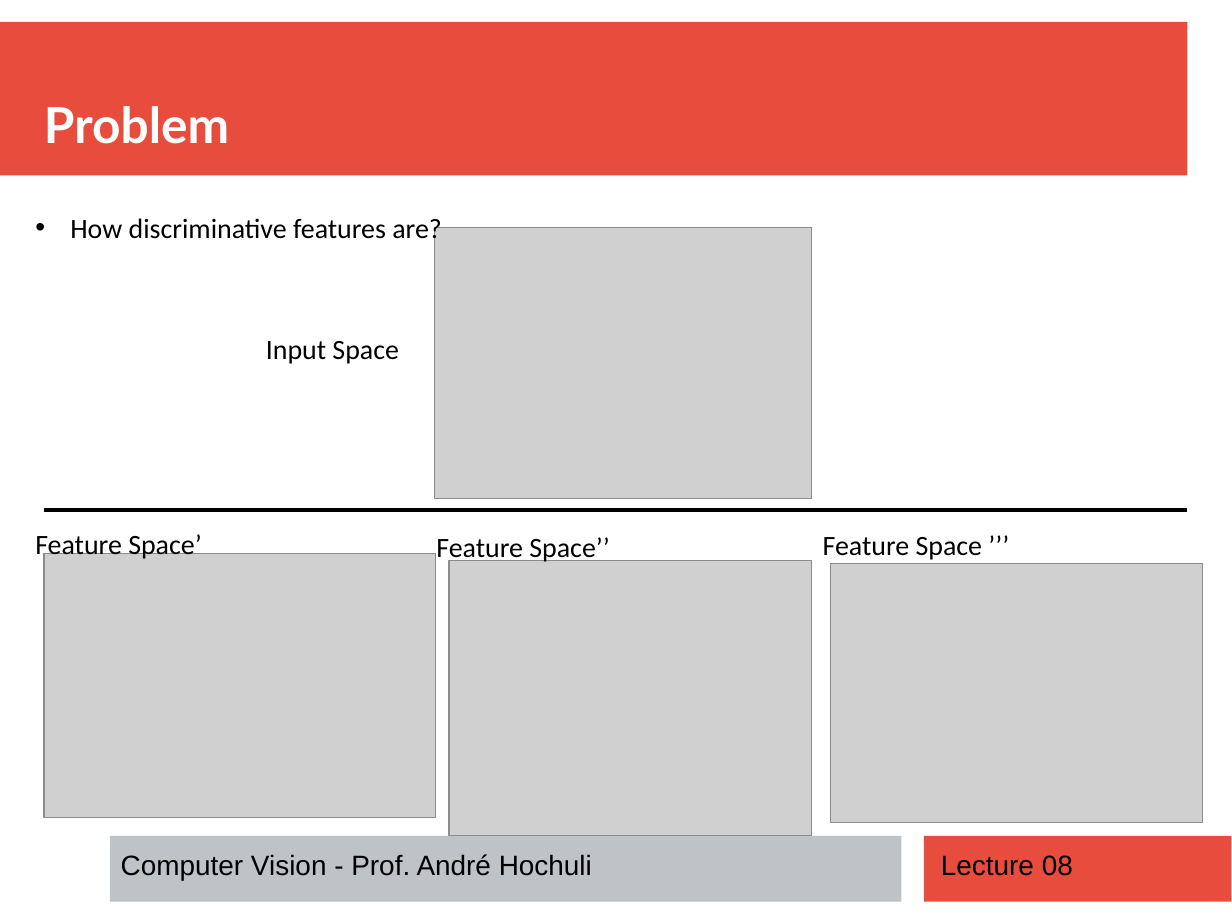
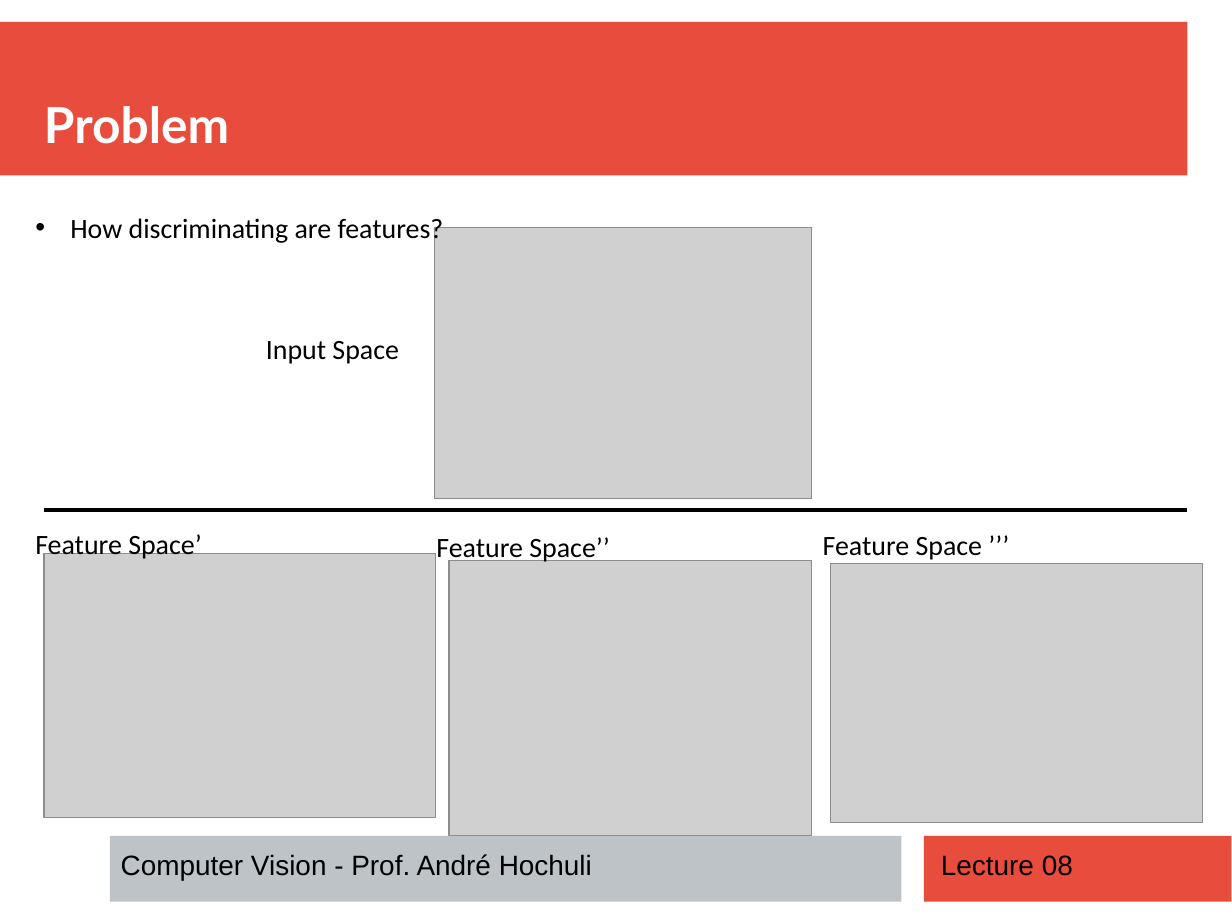
Before and after one commit to andrehochuli/teaching, a slide deck: slide 4 of ComputerVision/Lecture 08 - Classification/Lecture 08 - Classification.pptx. Drawn at 1232x924 pixels with LibreOffice and Linux fonts; fonts in the diff are those of the drawing; grey boxes stand for pictures. Boxes give left, top, right and bottom in pixels: in the first picture for what was removed or moved away, otherwise in the second. Text is boxed around its words. In the diff, an @@ line names an element or a change of style, - is before the commit and + after.

```diff
--- a/ComputerVision/Lecture 08 - Classification/Lecture 08 - Classification.pptx
+++ b/ComputerVision/Lecture 08 - Classification/Lecture 08 - Classification.pptx
@@ text at (70,218,444,245): text changed @@
-• How discriminative features are?
+• How discriminating are features?
```
Also in this commit, not shown: 8 other slides changed, 3 slides added, 1 other file.
